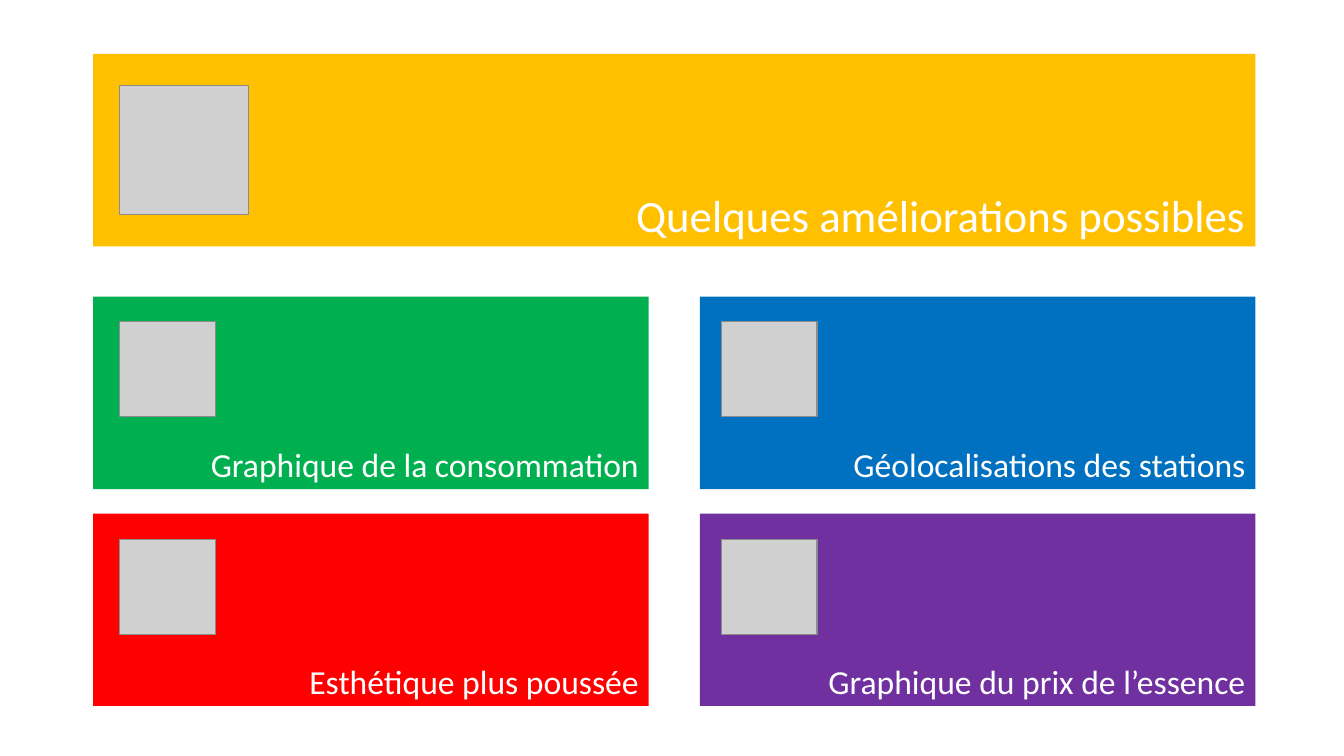
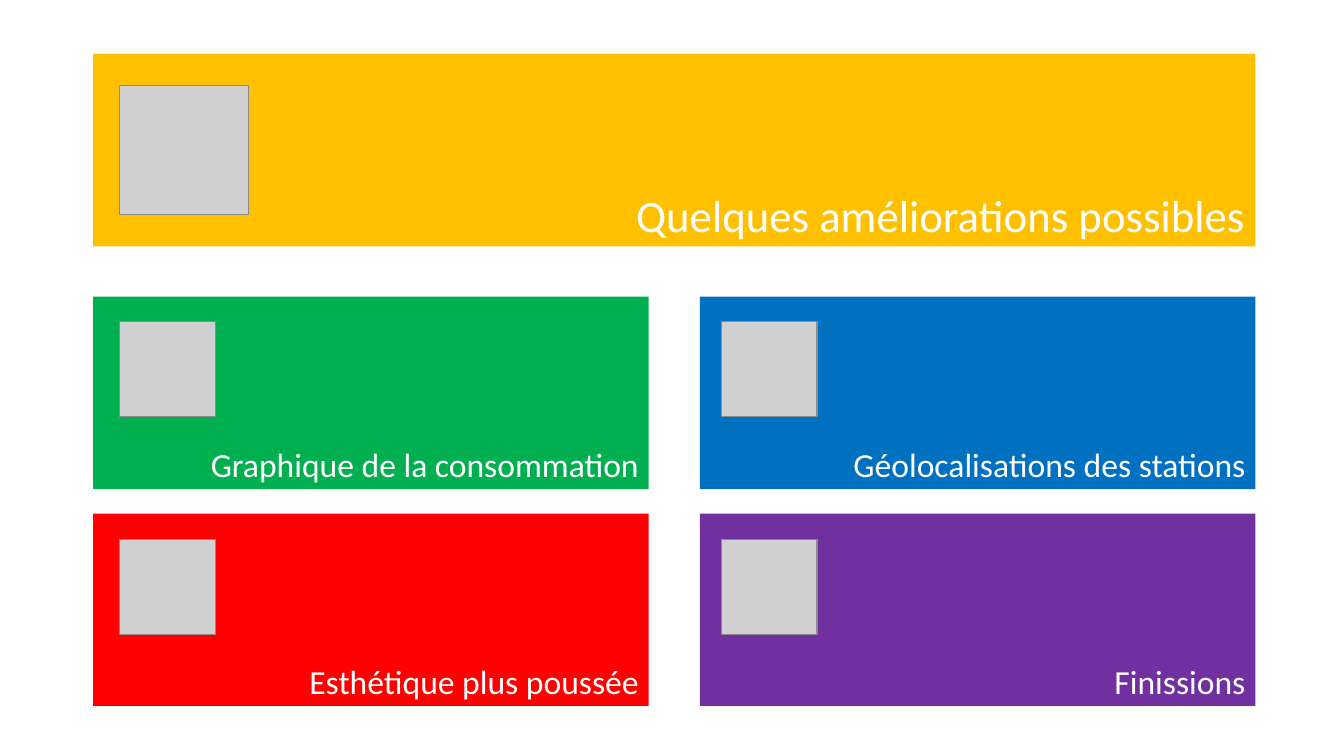
Before and after one commit to QuentinSalomon/ProjetWebRails, a slide deck: slide 5 of Rendu/GasStation.pptx (slide 4 before the commit). Drawn at 1344x756 pixels with LibreOffice and Linux fonts; fonts in the diff are those of the drawing; grey boxes stand for pictures. Boxes give left, top, right and bottom in pixels: in the first picture for what was removed or moved away, otherwise in the second. Text is boxed around its words. In the diff, an @@ line names an element or a change of style, - is before the commit and + after.

```diff
--- a/Rendu/GasStation.pptx
+++ b/Rendu/GasStation.pptx
@@ text in rectangle at [1114,671,1245,695]: text changed @@
-Graphique du prix de l’essence
+Finissions
```
Also in this commit, not shown: 7 other files.
